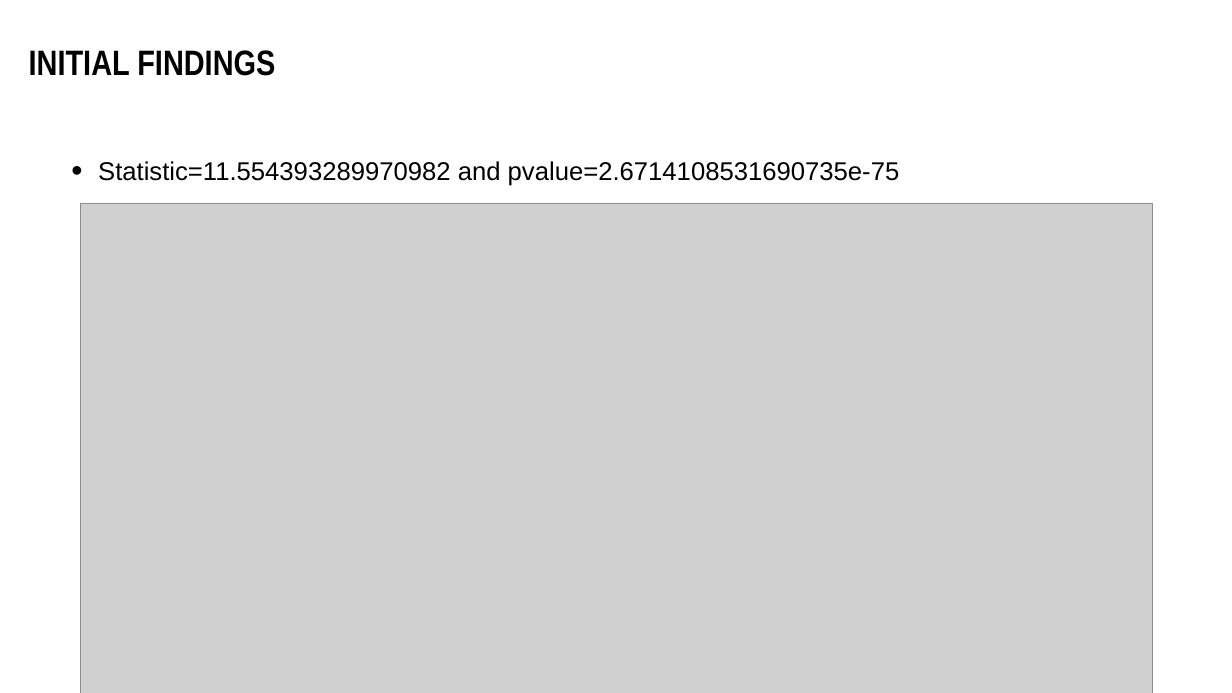
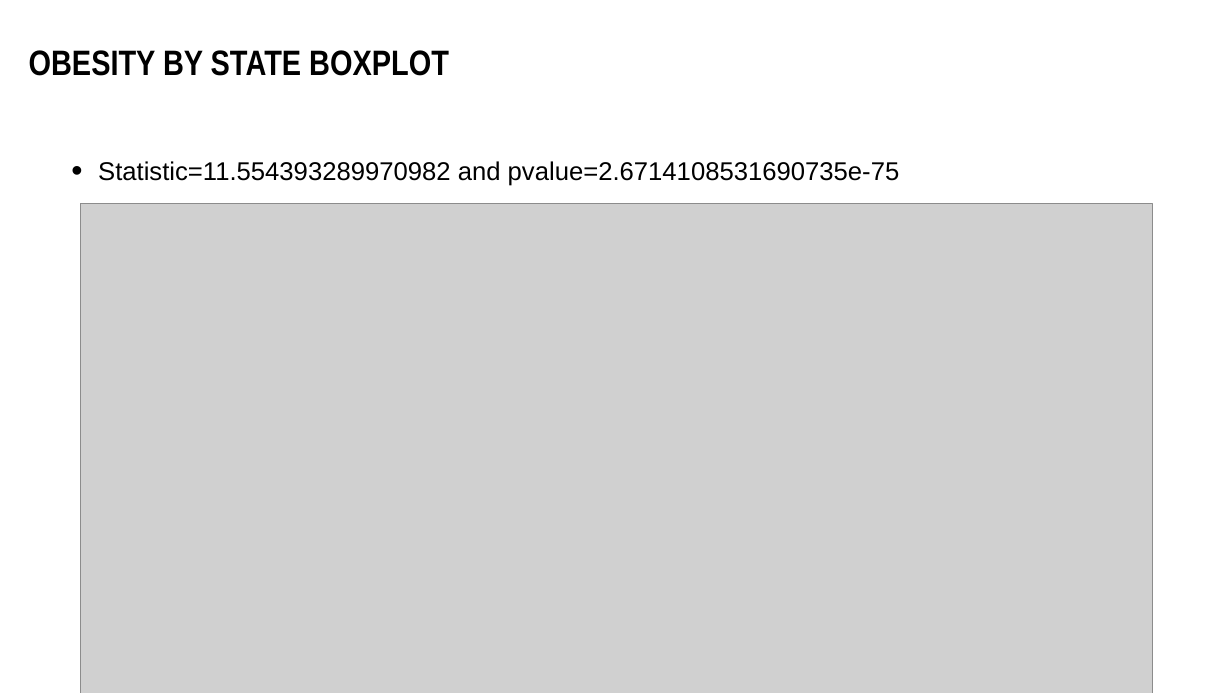
Before and after one commit to HenaVen/SMU_Pro1_Team4_repo, a slide deck: slide 13 of Project1_Group4_Obesity&Temp.pptx (slide 12 before the commit). Drawn at 1232x693 pixels with LibreOffice and Linux fonts; fonts in the diff are those of the drawing; grey boxes stand for pictures. Boxes give left, top, right and bottom in pixels: in the first picture for what was removed or moved away, otherwise in the second. Text is boxed around its words. In the diff, an @@ line names an element or a change of style, - is before the commit and + after.

Commit message:
Updated titles within presentation, added a slide about our initial correlations, and a cell showing a correlation pull for the subset of data

```diff
--- a/Project1_Group4_Obesity&Temp.pptx
+++ b/Project1_Group4_Obesity&Temp.pptx
@@ text at (29, 50, 449, 76): text changed @@
-INITIAL FINDINGS
+OBESITY BY STATE BOXPLOT
```
Also in this commit, not shown: 3 other slides changed, 1 slide added, 1 other file.
